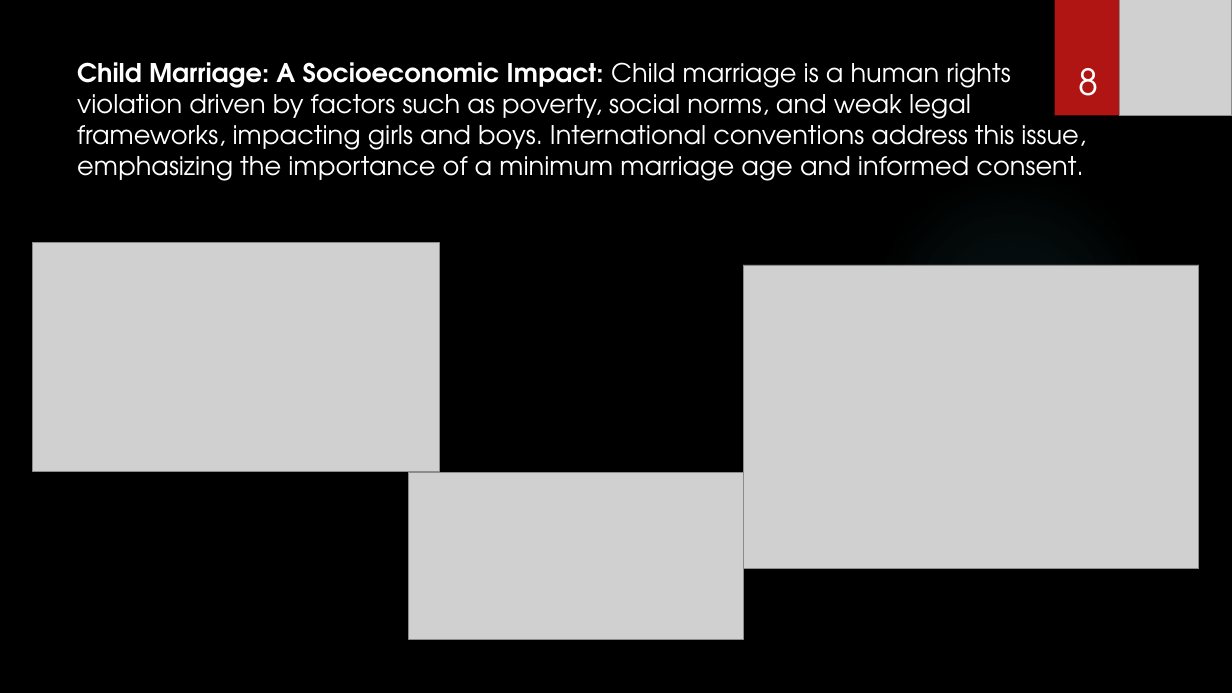
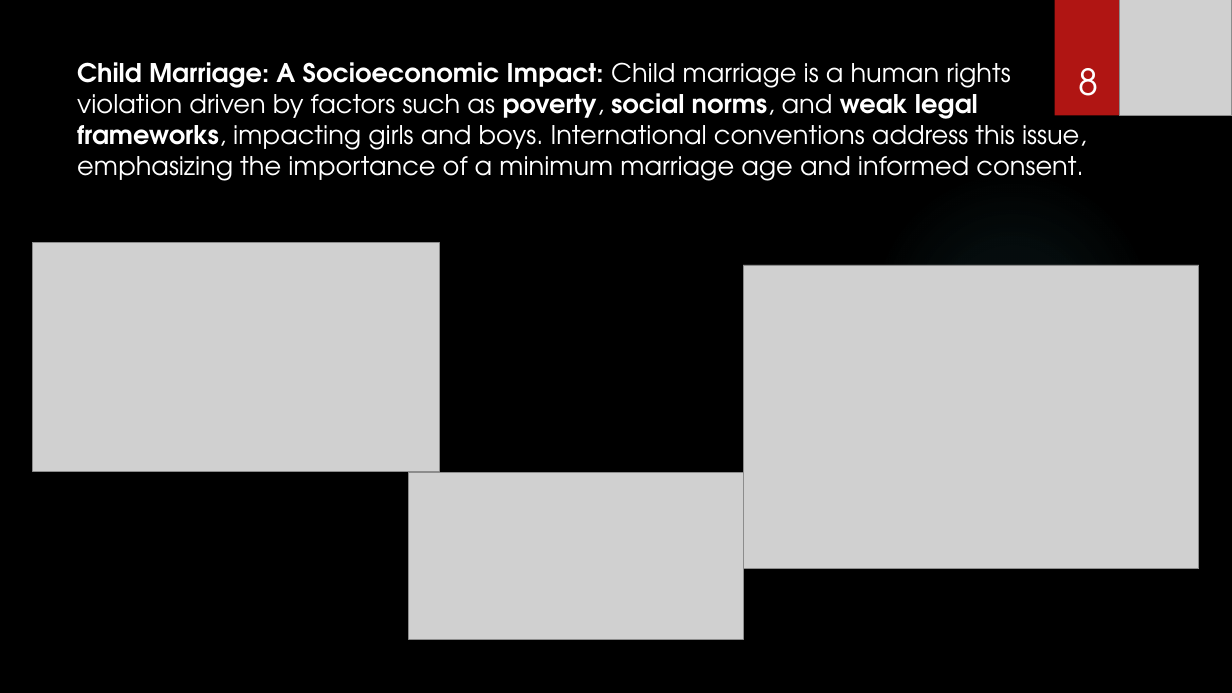
Before and after one commit to Habibi1988/The-Final-Project, a slide deck: slide 8 of Fertility Trends and Their Correlation with GDP per Capita.pptx. Drawn at 1232x693 pixels with LibreOffice and Linux fonts; fonts in the diff are those of the drawing; grey boxes stand for pictures; background and template pictures are left out. Boxes give left, top, right and bottom in pixels: in the first picture for what was removed or moved away, otherwise in the second. Text is boxed around its words. In the diff, an @@ line names an element or a change of style, - is before the commit and + after.

```diff
--- a/Fertility Trends and Their Correlation with GDP per Capita.pptx
+++ b/Fertility Trends and Their Correlation with GDP per Capita.pptx
@@ text at box(77, 85, 1087, 181): bold on in "poverty, social norms, weak legal", "frameworks," @@
```
Also in this commit, not shown: 5 other slides changed, 1 slide added.
